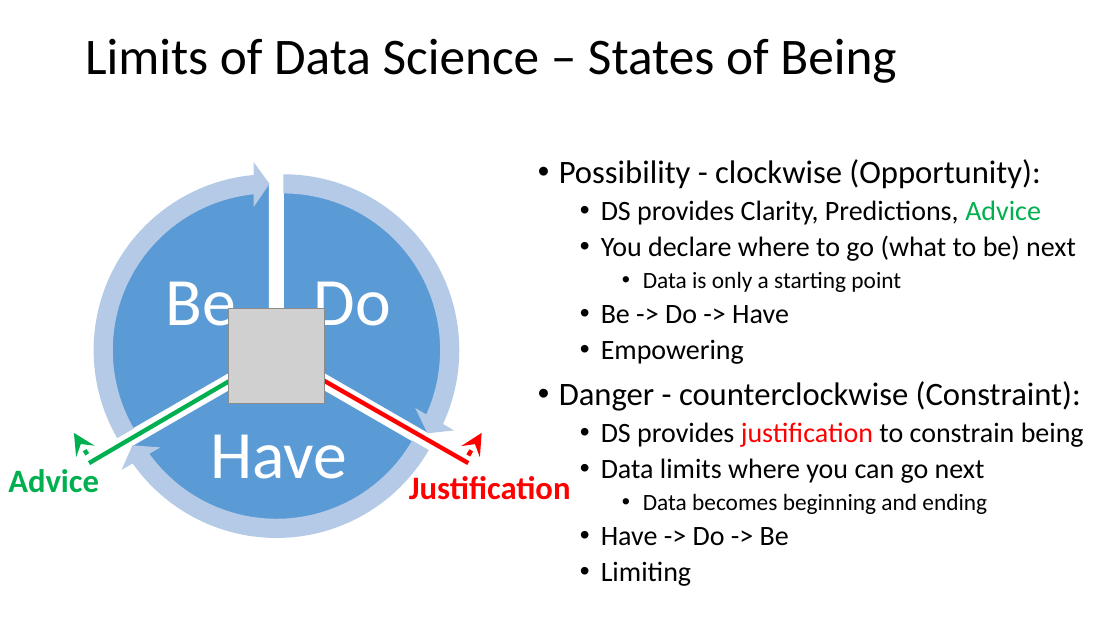
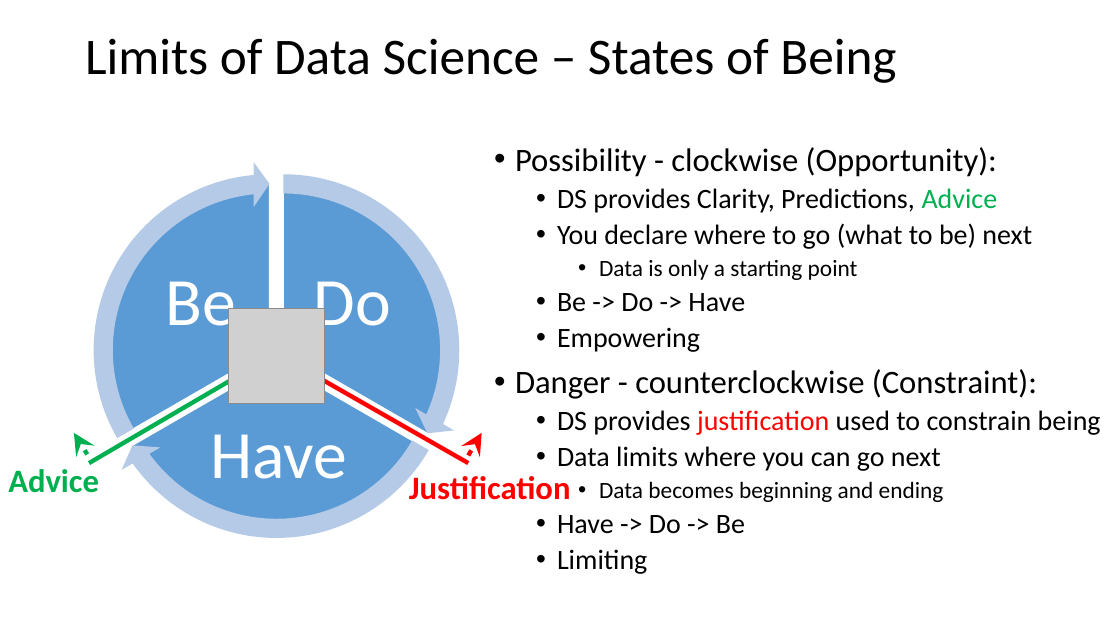
Before and after one commit to codeAligned/rw, a slide deck: slide 23 of dm1/minitalks/ron/knowing_ds/know_ds_rn.pptx. Drawn at 1120x630 pixels with LibreOffice and Linux fonts; fonts in the diff are those of the drawing; grey boxes stand for pictures. Boxes give left, top, right and bottom in pixels: in the first picture for what was removed or moved away, otherwise in the second. Text is boxed around its words. In the diff, an @@ line names an element or a change of style, - is before the commit and + after.

```diff
--- a/dm1/minitalks/ron/knowing_ds/know_ds_rn.pptx
+++ b/dm1/minitalks/ron/knowing_ds/know_ds_rn.pptx
@@ text "Possibility - clockwise (Opportunity):": place and size @@
-text "Possibility - clockwise (Opportunity):" at (559,159,1084,586)
+text "Possibility - clockwise (Opportunity):" at (515,147,1101,574)
@@ text at (557,410,1101,435): text changed @@
-  • DS provides justification to constrain being
+  • DS provides justification used to constrain being
```
Also in this commit, not shown: 5 other slides changed, 2 other files.
